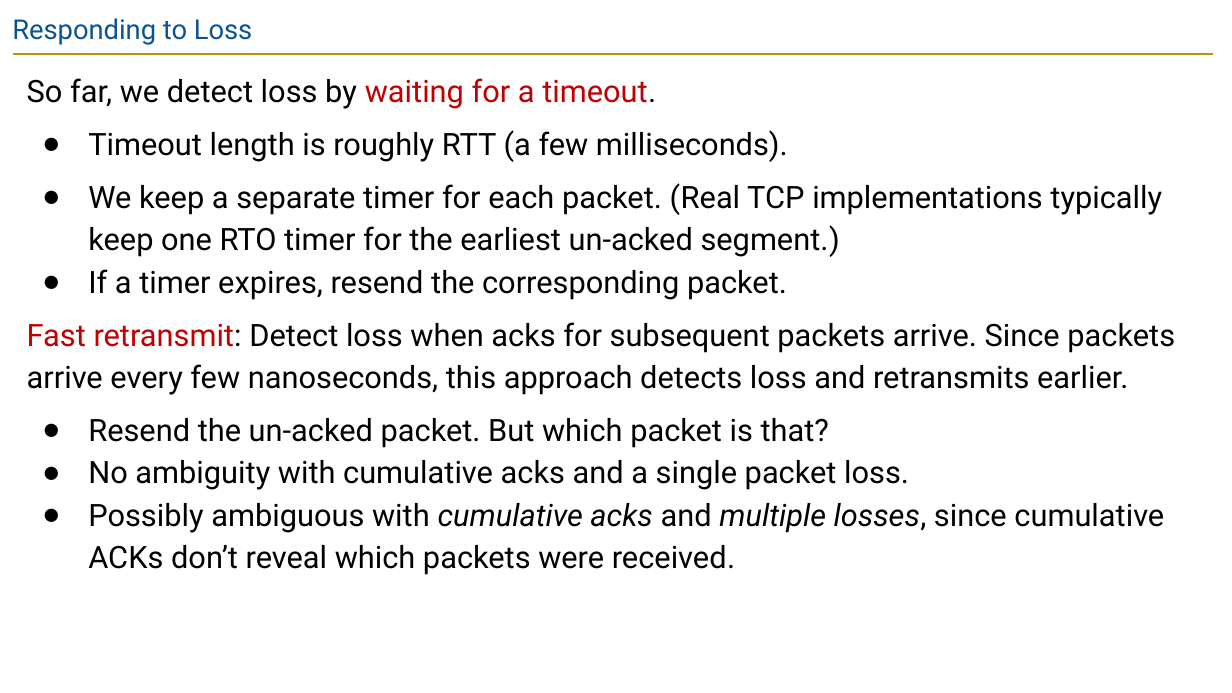
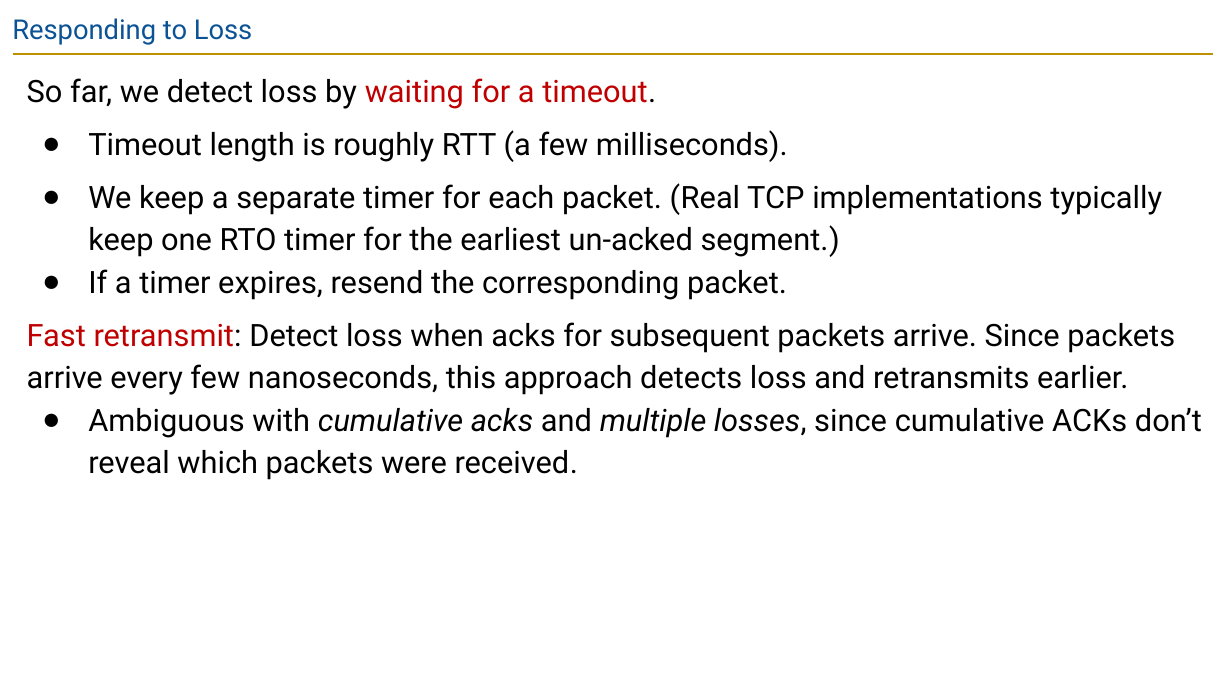
Before and after one commit to guhofstra/CSC175Sp26, a slide deck: slide 54 of PPTs/Lecture 10 - Reliability.pptx. Drawn at 1232x693 pixels with LibreOffice and Linux fonts; fonts in the diff are those of the drawing. Boxes give left, top, right and bottom in pixels: in the first picture for what was removed or moved away, otherwise in the second. Text is boxed around its words. In the diff, an @@ line names an element or a change of style, - is before the commit and + after.

```diff
--- a/PPTs/Lecture 10 - Reliability.pptx
+++ b/PPTs/Lecture 10 - Reliability.pptx
@@ text at box(88, 408, 1202, 480): text changed @@
-● Resend the un-acked packet. But which packet is that?
-● No ambiguity with cumulative acks and a single packet loss.
-● Possibly ambiguous with cumulative acks and multiple losses, since cumulative ACKs don’t reveal which packets were received.
+● Ambiguous with cumulative acks and multiple losses, since cumulative ACKs don’t reveal which packets were received.
```
Also in this commit, not shown: 8 other files.
